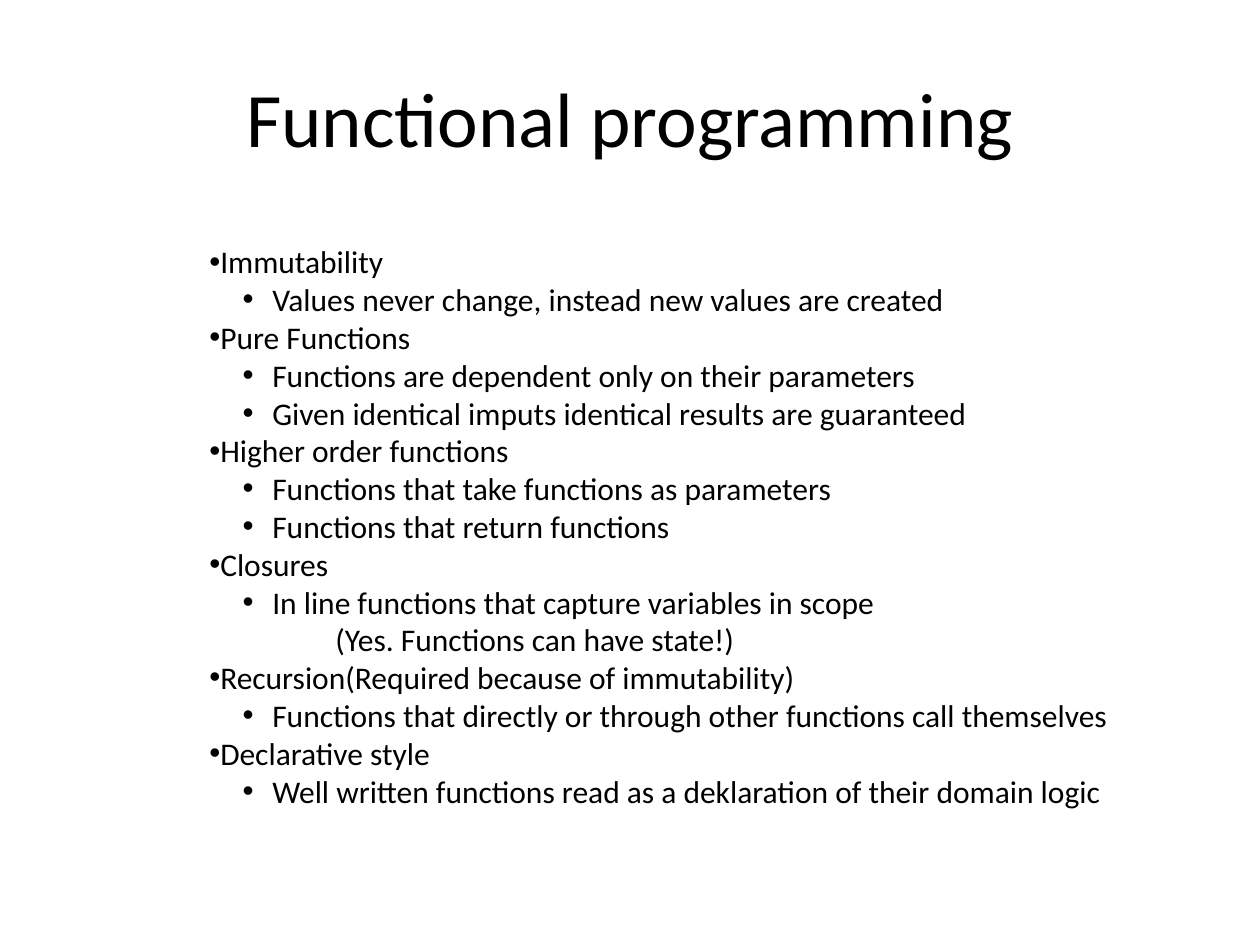
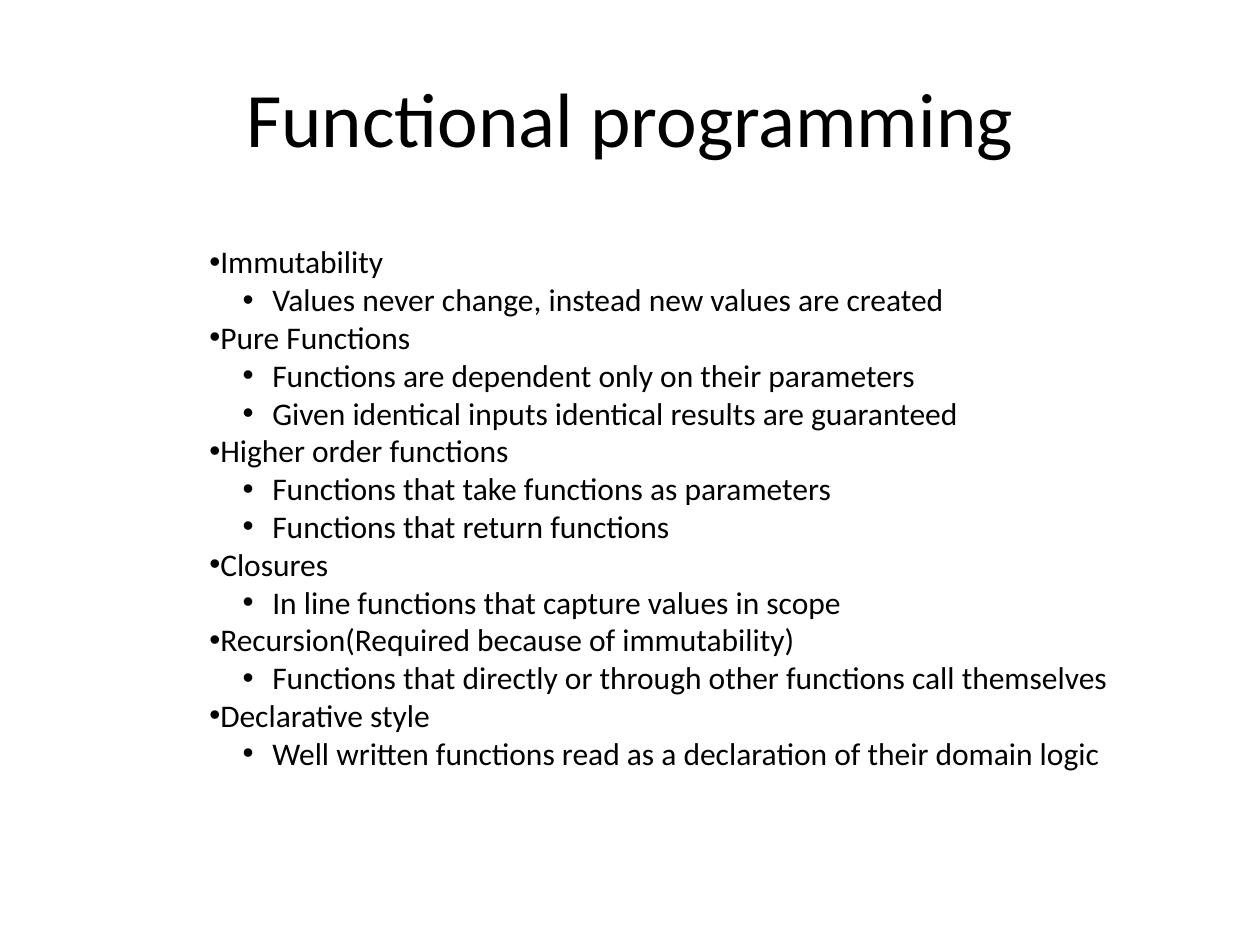
Before and after one commit to mlidbom/CSharpElevate, a slide deck: slide 2 of CSharp3.pptx. Drawn at 1260x945 pixels with LibreOffice and Linux fonts; fonts in the diff are those of the drawing. Boxes give left, top, right and bottom in pixels: in the first picture for what was removed or moved away, otherwise in the second. Text is boxed around its words. In the diff, an @@ line names an element or a change of style, - is before the commit and + after.

```diff
--- a/CSharp3.pptx
+++ b/CSharp3.pptx
@@ text at [272,403,957,431]: text changed @@
-  • Given identical imputs identical results are guaranteed
+  • Given identical inputs identical results are guaranteed
@@ text at [272,592,840,619]: text changed @@
-  • In line functions that capture variables in scope
-    (Yes. Functions can have state!)
+  • In line functions that capture values in scope
@@ text at [272,743,1099,771]: text changed @@
-  • Well written functions read as a deklaration of their domain logic
+  • Well written functions read as a declaration of their domain logic
```
Also in this commit, not shown: 1 other slide changed, 1 slide added, 1 slide removed.
